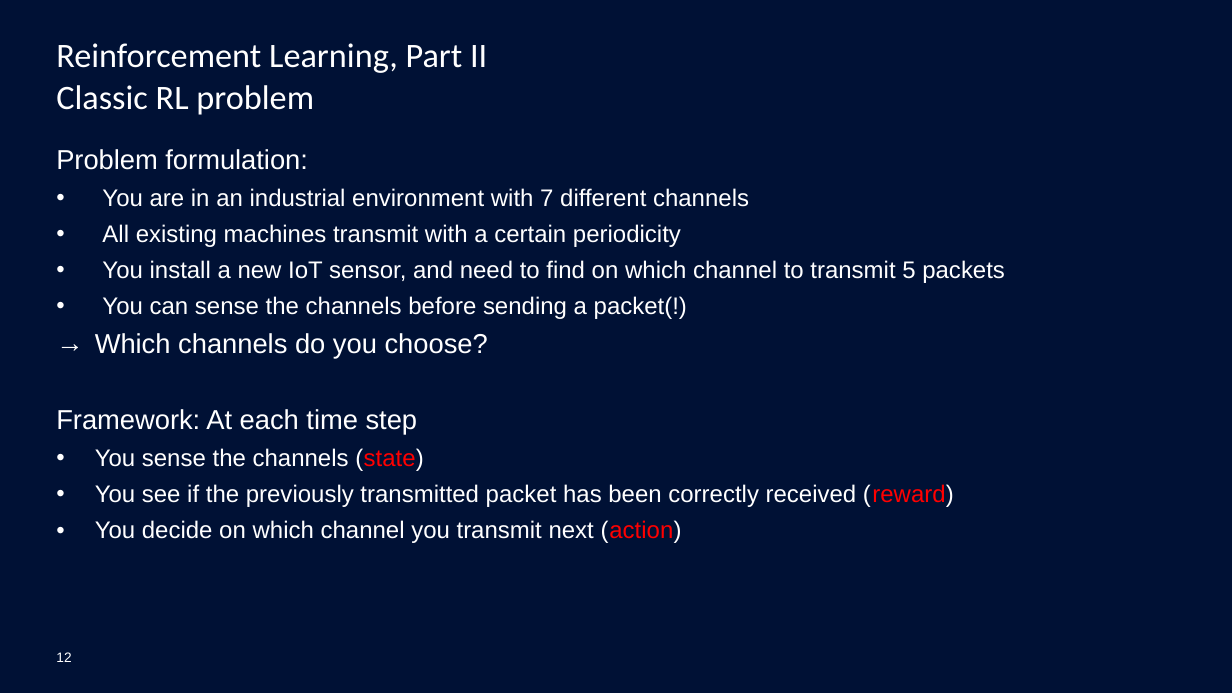
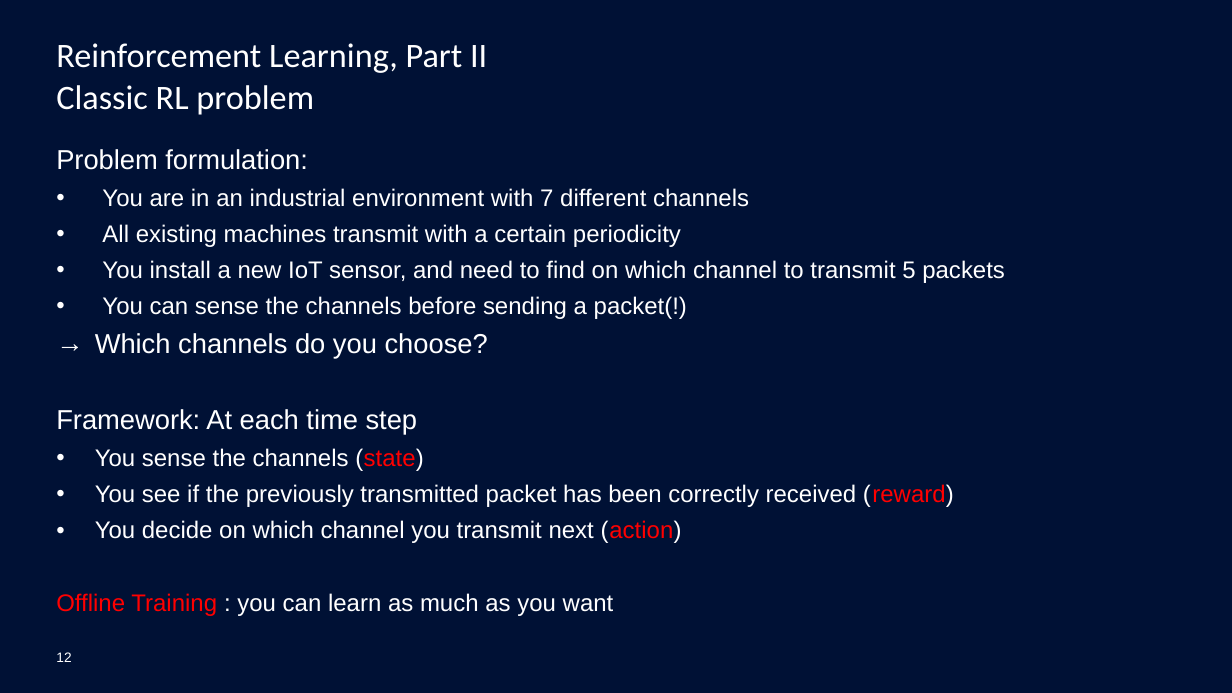
Before and after one commit to mgoutay/ml_course, a slide deck: slide 12 of RL_course.pptx. Drawn at 1232x693 pixels with LibreOffice and Linux fonts; fonts in the diff are those of the drawing; background and template pictures are left out. Boxes give left, top, right and bottom in pixels: in the first picture for what was removed or moved away, otherwise in the second. Text is boxed around its words. In the diff, an @@ line names an element or a change of style, - is before the commit and + after.

```diff
--- a/RL_course.pptx
+++ b/RL_course.pptx
@@ text at [56,593,614,616]: paragraph added @@
+Offline Training : you can learn as much as you want
```
Also in this commit, not shown: 4 other slides changed, 1 other file.
